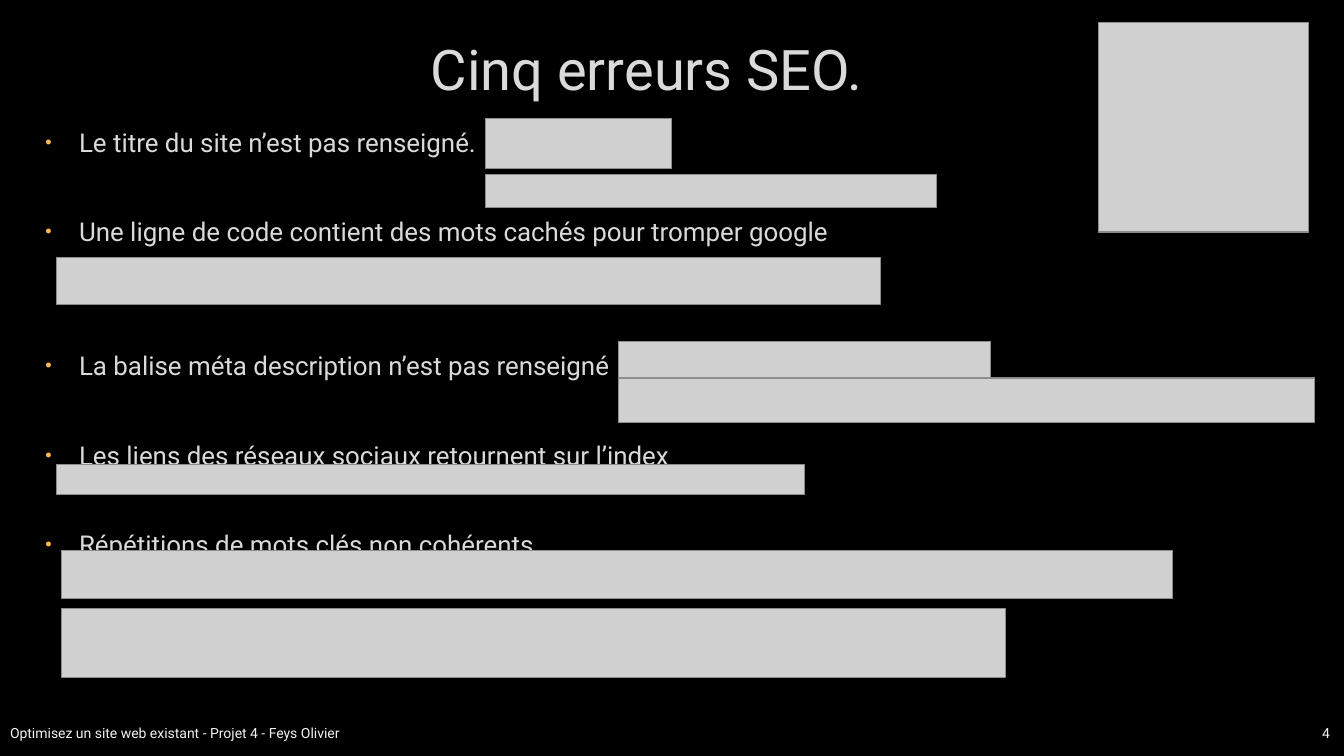
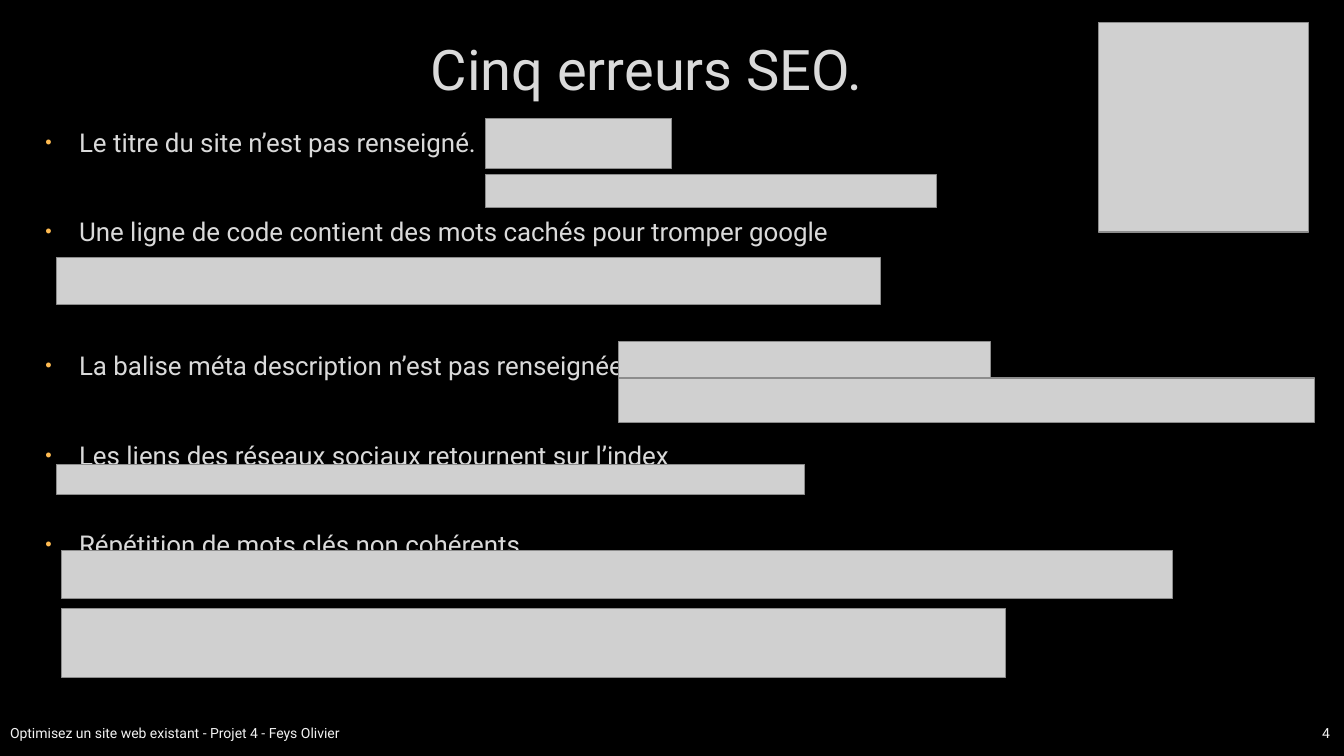
Before and after one commit to Olive59/Projet-4, a slide deck: slide 4 of p4-03-rapport.pptx. Drawn at 1344x756 pixels with LibreOffice and Linux fonts; fonts in the diff are those of the drawing; grey boxes stand for pictures; background and template pictures are left out. Boxes give left, top, right and bottom in pixels: in the first picture for what was removed or moved away, otherwise in the second. Text is boxed around its words. In the diff, an @@ line names an element or a change of style, - is before the commit and + after.

```diff
--- a/p4-03-rapport.pptx
+++ b/p4-03-rapport.pptx
@@ text at (79, 352, 623, 382): text changed @@
-• La balise méta description n’est pas renseigné
+• La balise méta description n’est pas renseignée
@@ text at (79, 531, 520, 561): text changed @@
-• Répétitions de mots clés non cohérents
+• Répétition de mots clés non cohérents
```
Also in this commit, not shown: 2 other slides changed, 5 slides added, 13 other files.
